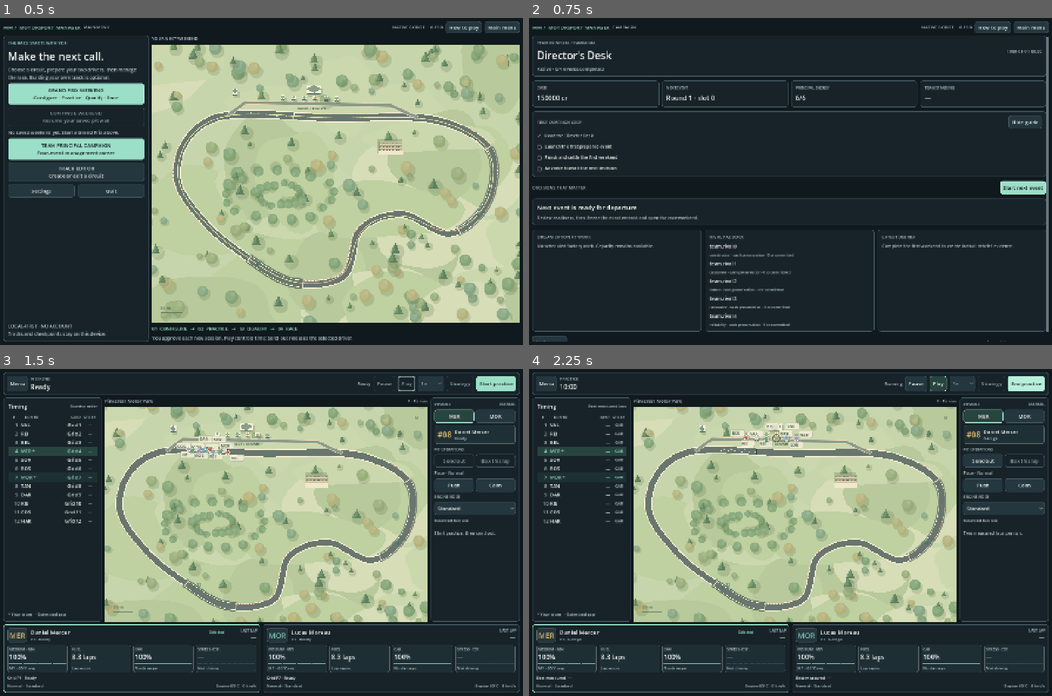
Above: before the commit, frames 1-4 (two rows, left to right).
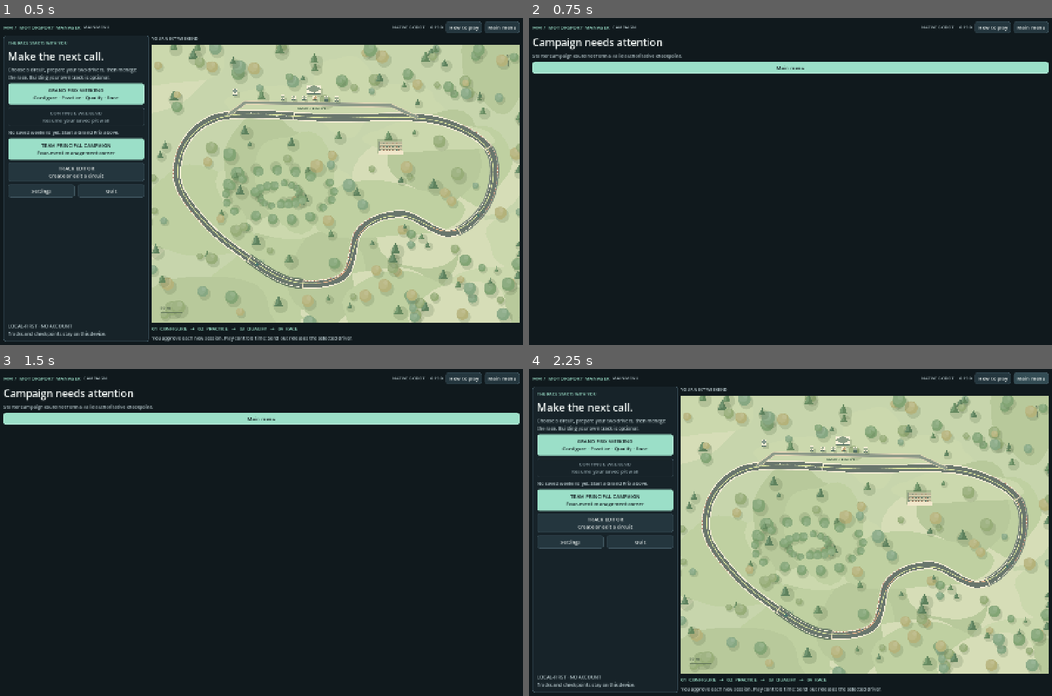
Above: after the commit, the same moments.

Repository: Luis85/motorsport-manager
Game: Godot game, scene res://scenes/main.tscn
Two runs of this game, one before a commit and one after it. Both use one fixed random seed, a clock stepped at 60 frames per second and the inputs below.
Inputs (mouse positions are in pixels of both pictures, inside the frame that each line leads up to):
- Up to frame 1 (0.5 s): no input
- Up to frame 2 (0.75 s): click "TEAM PRINCIPAL CAMPAIGN Four-…" at 0.5 s
- Up to frame 3 (1.5 s): click (491, 539) at 1.25 s, where only the run before the commit has a clickable "Start next event"
- Up to frame 4 (2.25 s): click (1025, 382) at 2 s, where only the run before the commit has a clickable "Start practice"

Frame 1 is identical in both runs. In frame 2, 11% of the frame differs, in the area x 0-100%, y 5-99%; in frame 3, 52%; in frame 4, 54%, in the area x 0-100%, y 1-99%.

Commit message:
feat: bind TM-16 group authority to management

Diff:
--- a/scripts/domain/campaign/management.gd
+++ b/scripts/domain/campaign/management.gd
@@ -18,6 +18,7 @@
 		"people": CampaignPeopleDevelopment.empty(),
 		"season_planning": CampaignSeasonPlanning.empty(),
 		"supply": CampaignSupplyNetwork.empty(),
+		"group": CampaignGroup.empty(),
 		"distress": CampaignDistress.empty()
 	}
 	_seal(data)
@@ -26,7 +27,7 @@
 static func validate(data: Variant) -> String:
 	if not RaceStateValue.serializable(data):
 		return "Campaign management exceeds serialized-value limits."
-	if not data is Dictionary or data.size() != 13 or data.get("kind") != KIND 			or not RaceCheckpoint.integral(data.get("version"), VERSION, VERSION):
+	if not data is Dictionary or data.size() != 14 or data.get("kind") != KIND 			or not RaceCheckpoint.integral(data.get("version"), VERSION, VERSION):
 		return "Unsupported campaign management projection."
 	for key in ["campaign_id", "organization_id"]:
 		if not CampaignIdentity.valid(data.get(key)):
@@ -51,10 +52,13 @@
 	var supply_error = CampaignSupplyNetwork.validate(data.get("supply"))
 	if not supply_error.is_empty():
 		return supply_error
+	var group_error = CampaignGroup.validate(data.get("group"))
+	if not group_error.is_empty():
+		return group_error
 	var distress_error = CampaignDistress.validate(data.get("distress"))
 	if not distress_error.is_empty():
 		return distress_error
-	for key in ["delegation", "rivals", "people", "season_planning", "supply", "distress"]:
+	for key in ["delegation", "rivals", "people", "season_planning", "supply", "group", "distress"]:
 		if not data.get(key) is Dictionary:
 			return "Campaign management has an invalid " + key + " projection."
 	if not data.delegation.get("mandates", {}) is Dictionary 			or not data.delegation.get("decisions", []) is Array 			or …(329 unchanged characters)…
@@ -64,6 +68,14 @@
 	if data.distress.get("stage") not in ["normal", "reserve_pressure", "funding_gap", "missed_obligation"]:
 		return "Campaign management has an invalid distress stage."
 	return _integrity_error(data)
+
+static func with_group(current: Dictionary, group: Dictionary) -> Dictionary:
+	if not validate(current).is_empty() or not CampaignGroup.validate(group).is_empty():
+		return {}
+	var data = current.duplicate(true)
+	data.group = group.duplicate(true)
+	_seal(data)
+	return data if validate(data).is_empty() else {}
 
 static func with_supply(current: Dictionary, supply: Dictionary) -> Dictionary:
 	if not validate(current).is_empty() or not CampaignSupplyNetwork.validate(supply).is_empty():
